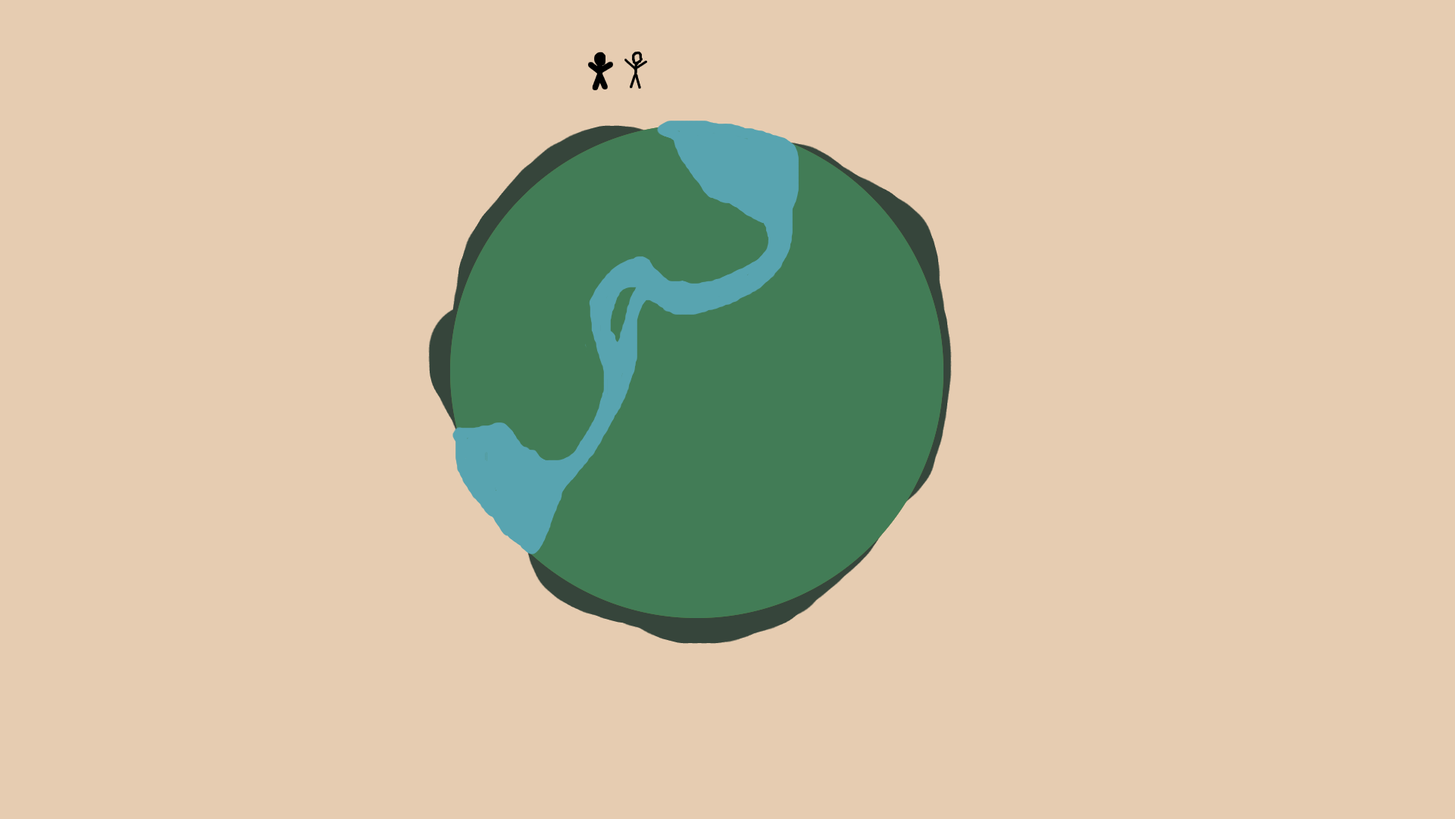
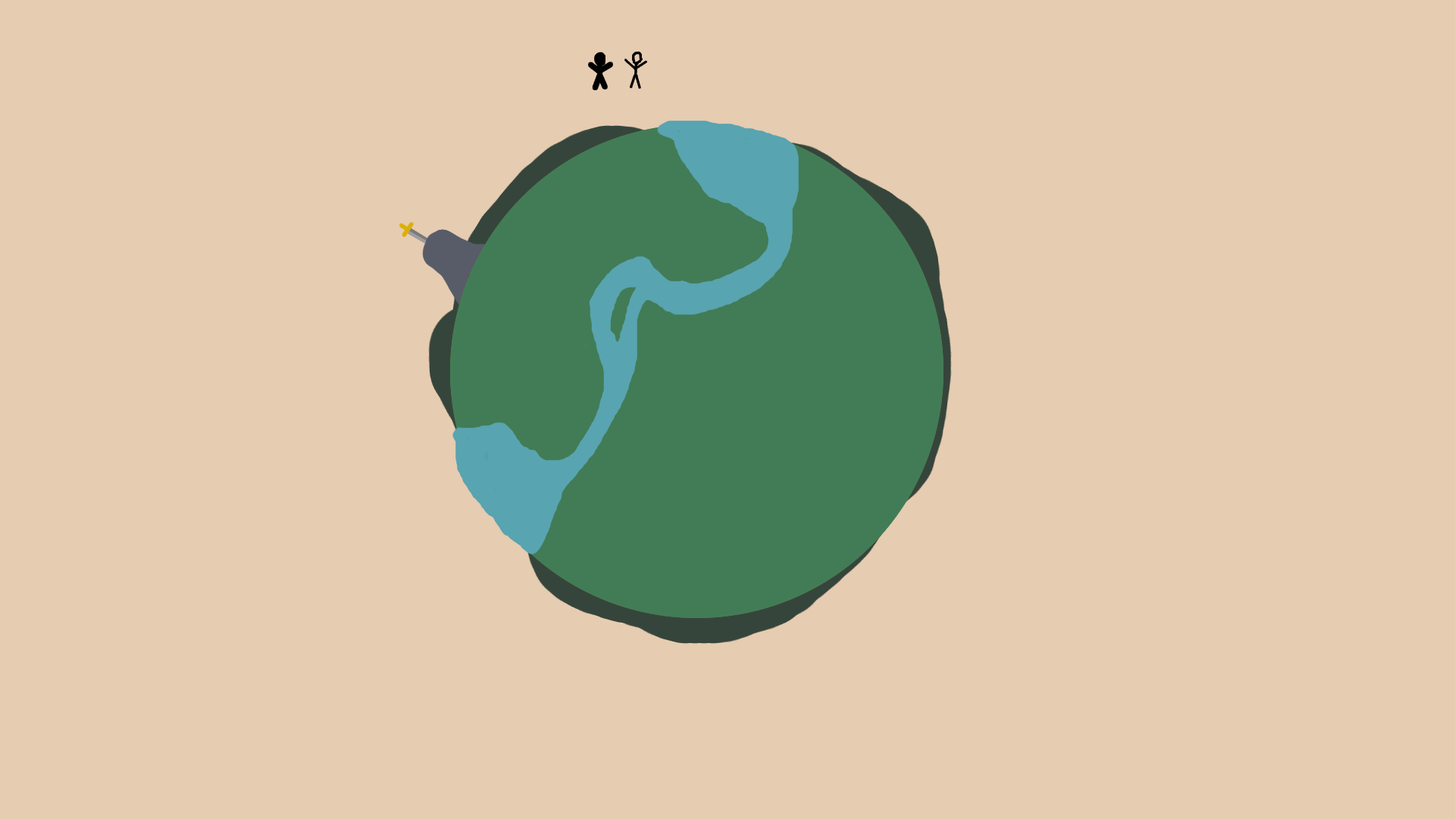
The second 1455 x 819 image is a revision of the first. Changes to its layers:
added layer "Calque #7" above "Calque #5" over [422, 228, 486, 306]
added layer "Calque #6" above "Calque #2" over [399, 222, 430, 245]
